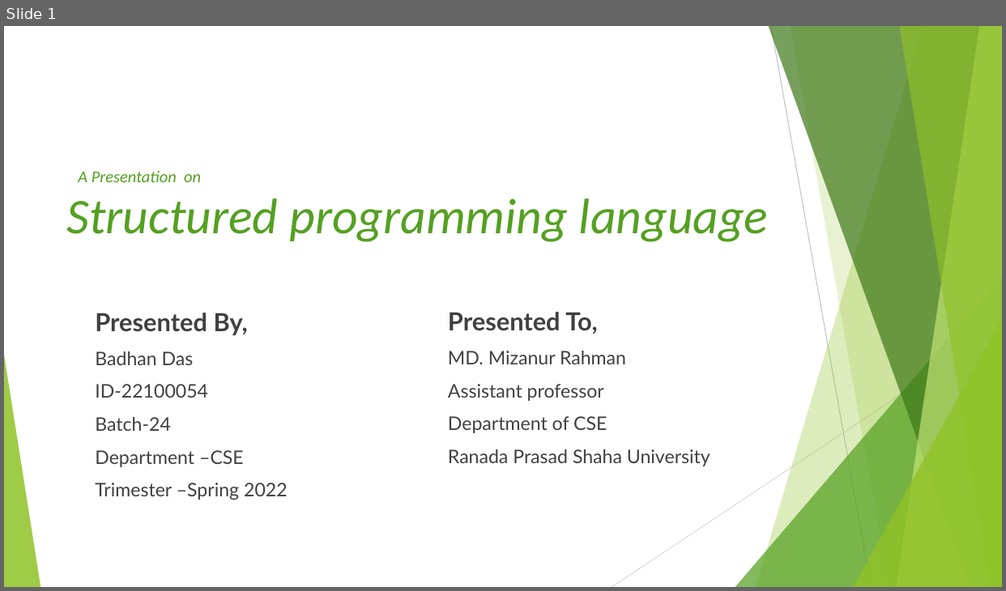
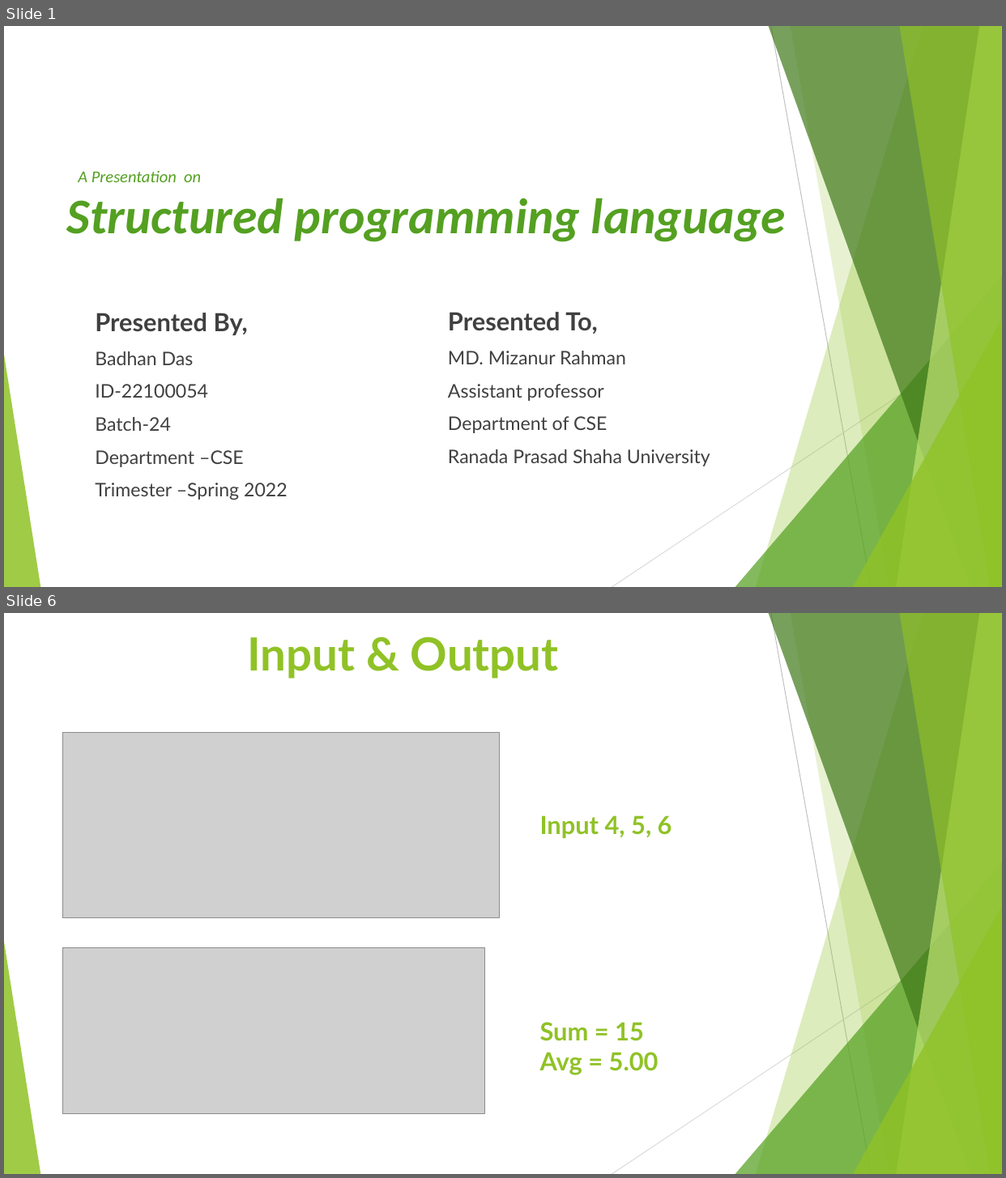
Before and after one commit to thewhiteant/Learning_Something, a slide deck: pptx/badhon/badhon.pptx. Shown one above the other, each under a label of ours: slide 1 before the commit, slides 1 and 6 after it; the slides between them are not shown. The pictures are 1006x591 and 1006x1178 pixels, drawn with LibreOffice and Linux fonts; fonts in the diff are those of the drawing; grey boxes stand for pictures. Boxes give left, top, right and bottom in pixels: in the first picture for what was removed or moved away, otherwise in the second. Text is boxed around its words. In the diff, an @@ line names an element or a change of style, - is before the commit and + after.

```diff
--- a/pptx/badhon/badhon.pptx
+++ b/pptx/badhon/badhon.pptx
@@ slide 6 added at (x1=4, y1=613, x2=1002, y2=1174), background #FFFFFF; not listed: 10 template elements that a slide beside it also shows @@
@@ text added at (x1=247, y1=636, x2=559, y2=679), 44 pt, text #90C226, bold @@
+Input & Output
@@ picture added at (x1=62, y1=732, x2=499, y2=918) @@
@@ text added at (x1=540, y1=815, x2=672, y2=838), 24 pt, text #90C226, bold @@
+Input 4, 5, 6
@@ picture added at (x1=62, y1=948, x2=484, y2=1114) @@
@@ text added at (x1=540, y1=1022, x2=658, y2=1076), 24 pt, text #90C226, bold @@
+Sum = 15
+Avg = 5.00
@@ slide 1 changed as well @@
@@ title "Structured programming language" at (x1=66, y1=198, x2=786, y2=242): bold on @@
```
Also in this commit, not shown: 5 other slides added, 2 slides removed, 1 other file.
